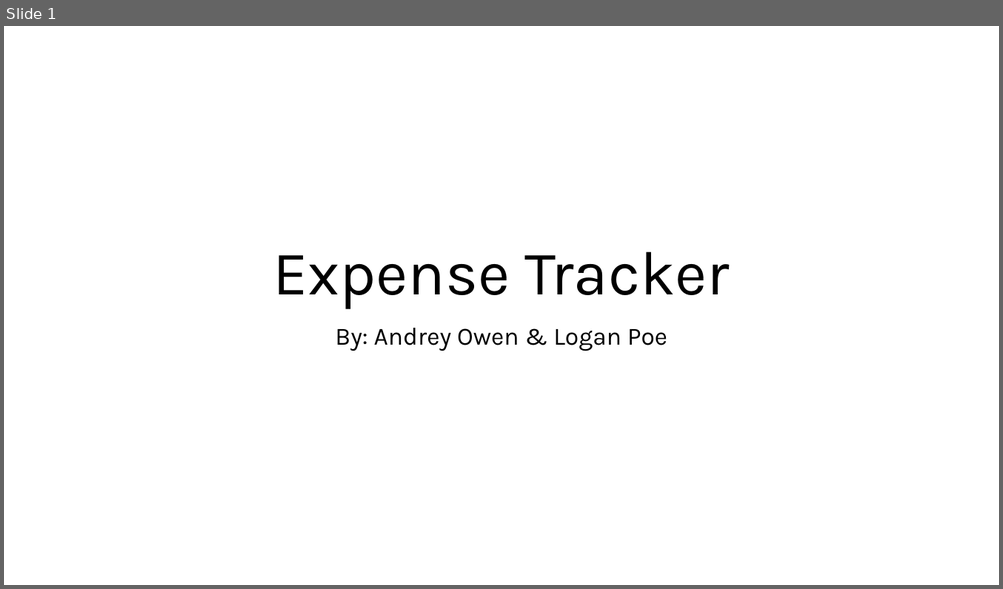
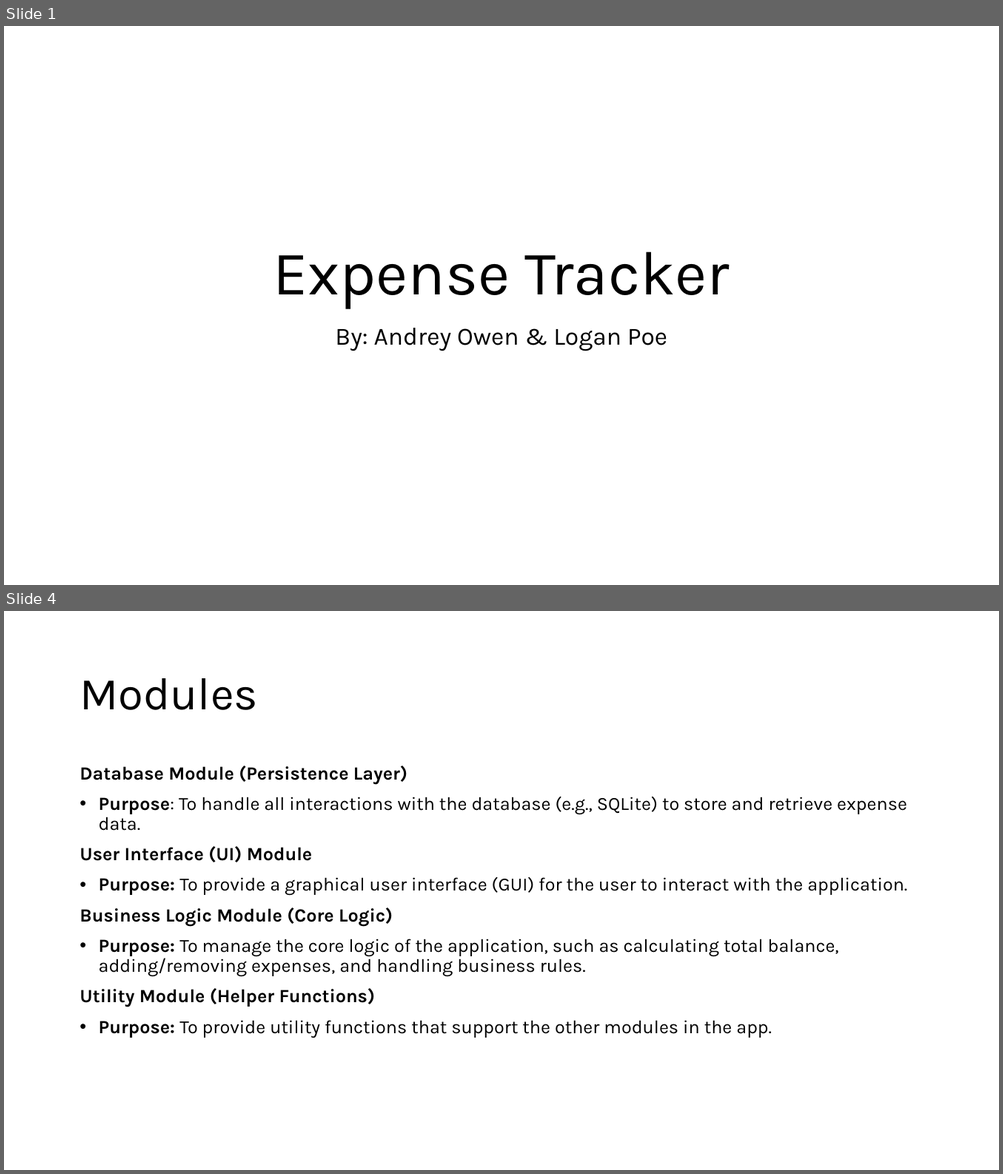
Before and after one commit to Dreymeister/ExpenseTracker, a slide deck: Documents/ASE420_ExpenseTracker.pptx. Shown one above the other, each under a label of ours: slide 1 before the commit, slides 1 and 4 after it; the slides between them are not shown. The pictures are 1003x589 and 1003x1174 pixels, drawn with LibreOffice and Linux fonts; fonts in the diff are those of the drawing. Boxes give left, top, right and bottom in pixels: in the first picture for what was removed or moved away, otherwise in the second. Text is boxed around its words. In the diff, an @@ line names an element or a change of style, - is before the commit and + after.

```diff
--- a/Documents/ASE420_ExpenseTracker.pptx
+++ b/Documents/ASE420_ExpenseTracker.pptx
@@ slide 4 added at bbox=[4, 611, 999, 1170], background #FFFFFF @@
@@ title added at bbox=[79, 678, 258, 710], 44 pt, text #000000 @@
+Modules
@@ text added at bbox=[79, 766, 907, 1038], 18 pt, text #000000 @@
+Database Module (Persistence Layer)
+• Purpose: To handle all interactions with the database (e.g., SQLite) to store and retrieve expense data.
+User Interface (UI) Module
+• Purpose: To provide a graphical user interface (GUI) for the user to interact with the application.
+Business Logic Module (Core Logic)
+• Purpose: To manage the core logic of the application, such as calculating total balance, adding/removing expenses, and handling business rules.
+Utility Module (Helper Functions)
+• Purpose: To provide utility functions that support the other modules in the app.
```
Also in this commit, not shown: 3 slides changed, 13 other slides added, 1 slide removed, 1 other file.
